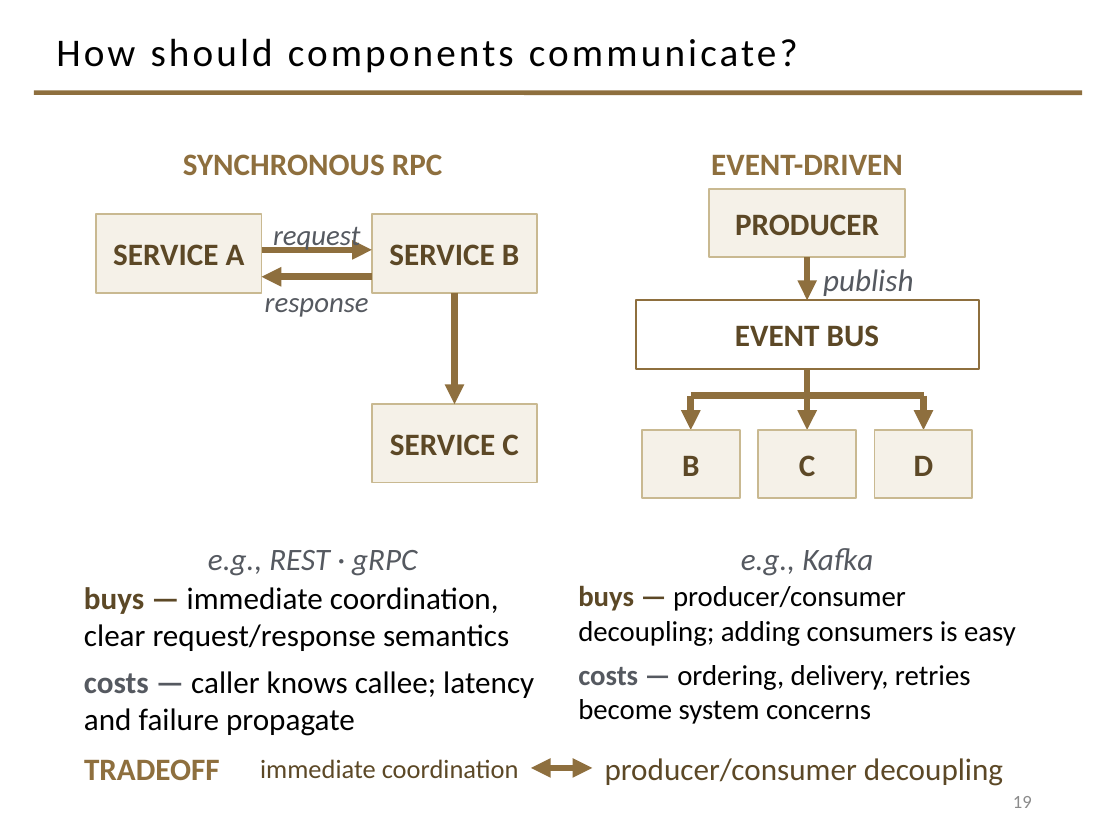
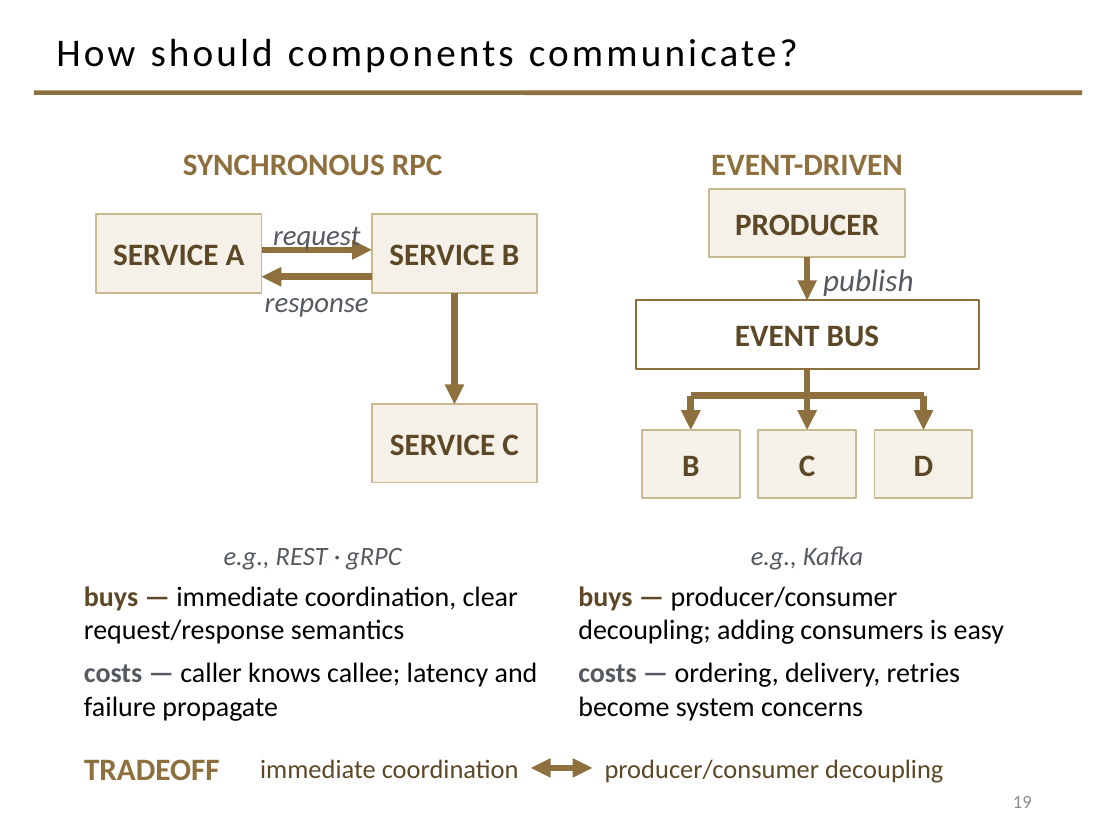
Before and after one commit to davisjam/model-based-agentic-software-engineering, a slide deck: slide 19 of course/lectures/act-1-foundations/06-architecture/1-6-Architecture.pptx. Drawn at 1120x840 pixels with LibreOffice and Linux fonts; fonts in the diff are those of the drawing; background and template pictures are left out. Boxes give left, top, right and bottom in pixels: in the first picture for what was removed or moved away, otherwise in the second. Text is boxed around its words. In the diff, an @@ line names an element or a change of style, - is before the commit and + after.

```diff
--- a/course/lectures/act-1-foundations/06-architecture/1-6-Architecture.pptx
+++ b/course/lectures/act-1-foundations/06-architecture/1-6-Architecture.pptx
@@ text "buys — immediate coordination, clear ..." at [84, 586, 538, 721]: size 20 to 18 pt @@
@@ text "buys — producer/consumer decoupling; adding ..." at [578, 586, 1004, 721]: size 18.5 to 18 pt @@
@@ size 20 to 17 pt in 3 elements at [224, 548, 401, 570], [751, 546, 863, 570], [605, 759, 943, 783] @@
```
Also in this commit, not shown: 9 other slides changed, 1 other file.
